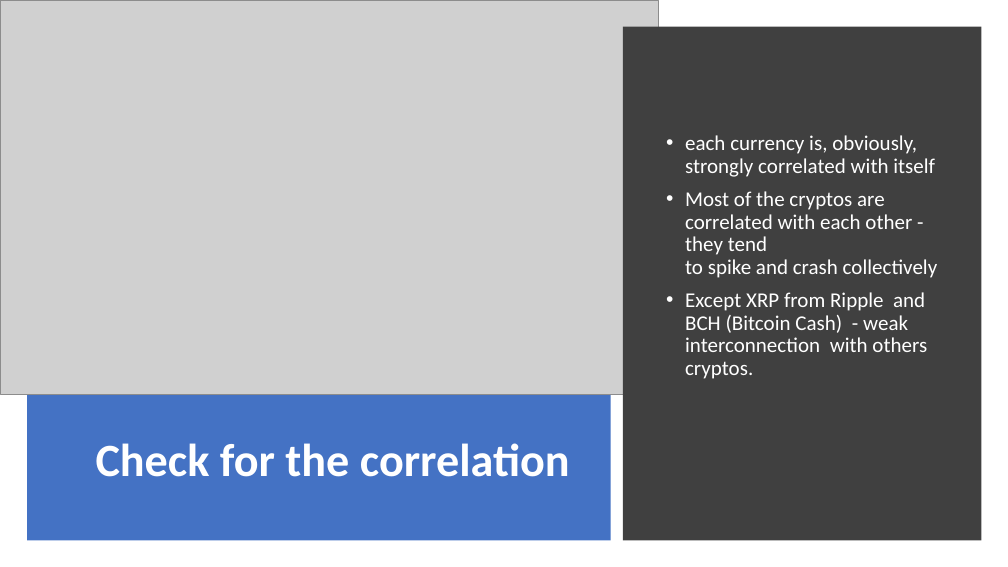
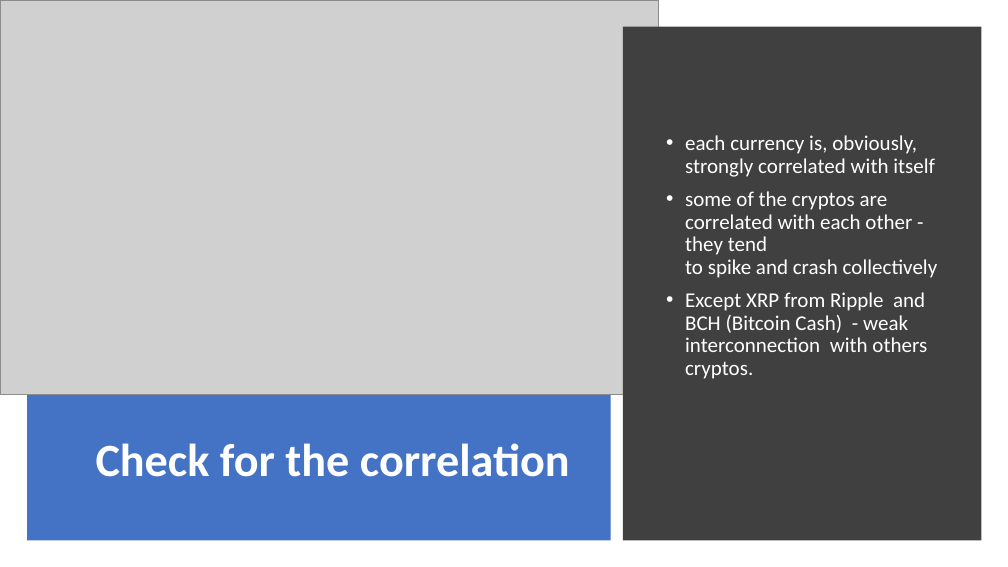
Before and after one commit to SmirnovaAlina/-Cryptocurrency_analysis-_project, a slide deck: slide 13 of CryptoProject.pptx. Drawn at 1008x567 pixels with LibreOffice and Linux fonts; fonts in the diff are those of the drawing; grey boxes stand for pictures. Boxes give left, top, right and bottom in pixels: in the first picture for what was removed or moved away, otherwise in the second. Text is boxed around its words. In the diff, an @@ line names an element or a change of style, - is before the commit and + after.

```diff
--- a/CryptoProject.pptx
+++ b/CryptoProject.pptx
@@ text at [685, 191, 938, 278]: text changed @@
-• Most of the cryptos are correlated with each other - they tend to spike and crash collectively
+• some of the cryptos are correlated with each other - they tend to spike and crash collectively
```
Also in this commit, not shown: 1 other file.
